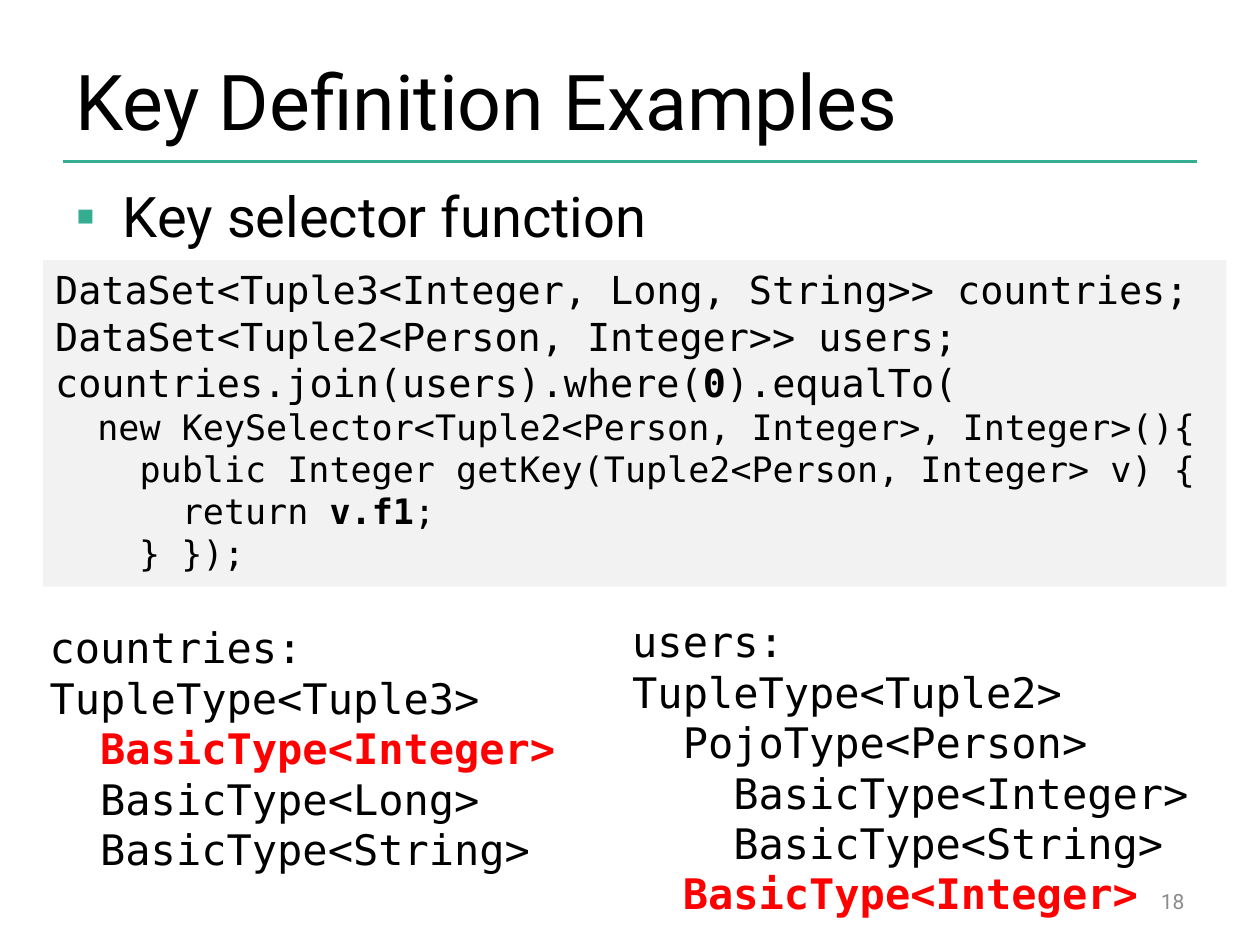
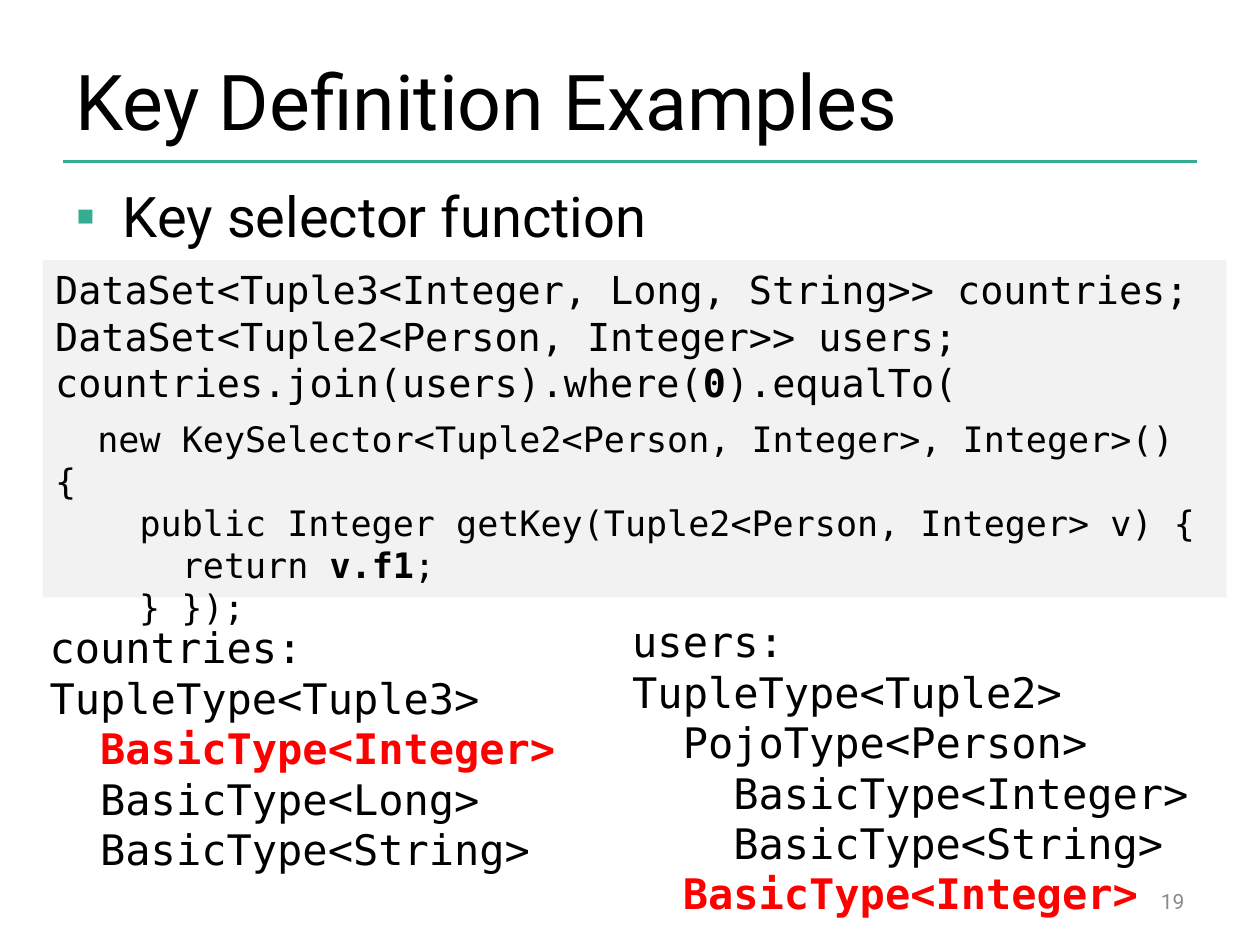
Before and after one commit to dataArtisans/flink-training-web, a slide deck: slide 19 of slides/flink_batch_advanced.pptx (slide 18 before the commit). Drawn at 1260x945 pixels with LibreOffice and Linux fonts; fonts in the diff are those of the drawing; background and template pictures are left out. Boxes give left, top, right and bottom in pixels: in the first picture for what was removed or moved away, otherwise in the second. Text is boxed around its words. In the diff, an @@ line names an element or a change of style, - is before the commit and + after.

```diff
--- a/slides/flink_batch_advanced.pptx
+++ b/slides/flink_batch_advanced.pptx
@@ rectangle "DataSet<Tuple3<Integer, Long, String>> countries; DataSet<Tu ...": place and size @@
-rectangle "DataSet<Tuple3<Integer, Long, String>> countries; DataSet<Tu ..." at bbox=[43, 261, 1226, 587]
+rectangle "DataSet<Tuple3<Integer, Long, String>> countries; DataSet<Tu ..." at bbox=[43, 261, 1226, 598]
@@ text in rectangle at bbox=[97, 425, 1174, 460]: spaces changed @@
-new KeySelector<Tuple2<Person, Integer>, Integer>(){
+new KeySelector<Tuple2<Person, Integer>, Integer>() {
@@ page number at bbox=[1161, 894, 1185, 909]: text changed @@
-18
+19
```
Also in this commit, not shown: 10 other slides changed, 10 slides added, 7 slides removed.
